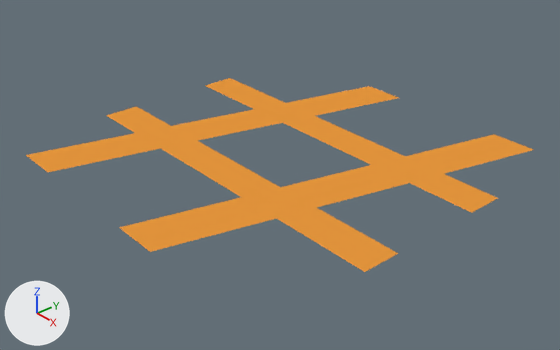
The Blender file assets/hashtag.blend, before and after one commit.
Before and after are seen from a 50 mm lens placed at (1.335, -1.168, 0.891), pointed at (0.017, -0.022, -0.05). Lighting does not change. The marker at lower left points along +X, +Y and +Z. Text is drawn in Blender's own font.

Names of what the first picture shows: 'Text'.
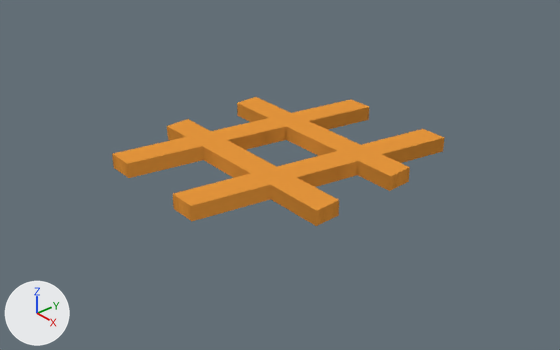
What differs and where, as boxes [x1, y1, x2, y2] in the pictures (560 x 350 px):
'Text', reshaped, rescaled (35% narrower, 33% shorter)
    before: [26, 78, 534, 272]
    after: [112, 97, 444, 226]

Edits to the bpy script that builds the scene:
```text
Change txt_text:
    add txt_text.extrude = 0.02
Change ob_text:
    ob_text.scale: (1.72, 1.43, 1.0) -> (1.0, 1.0, 1.0)
```
